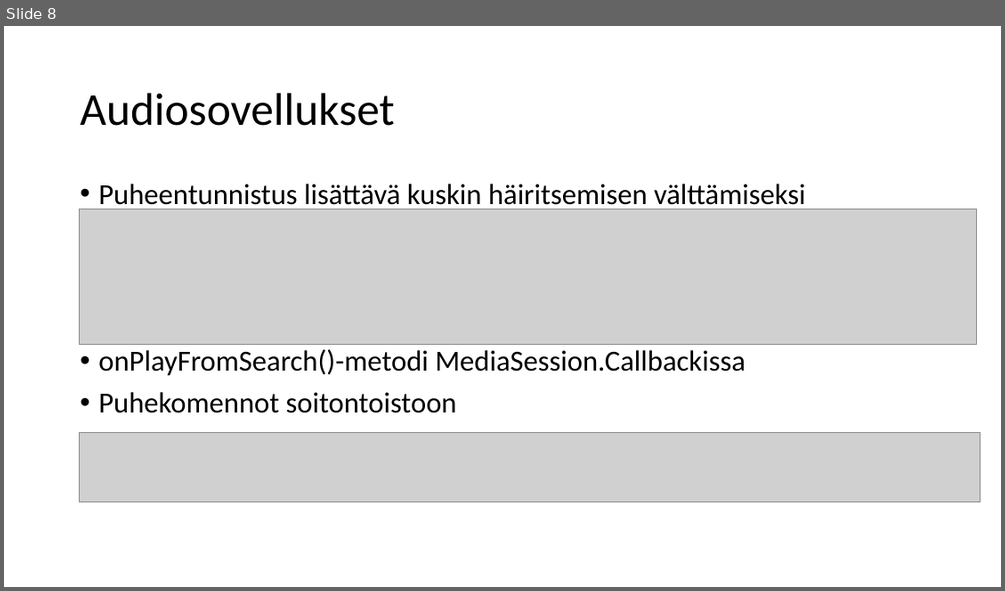
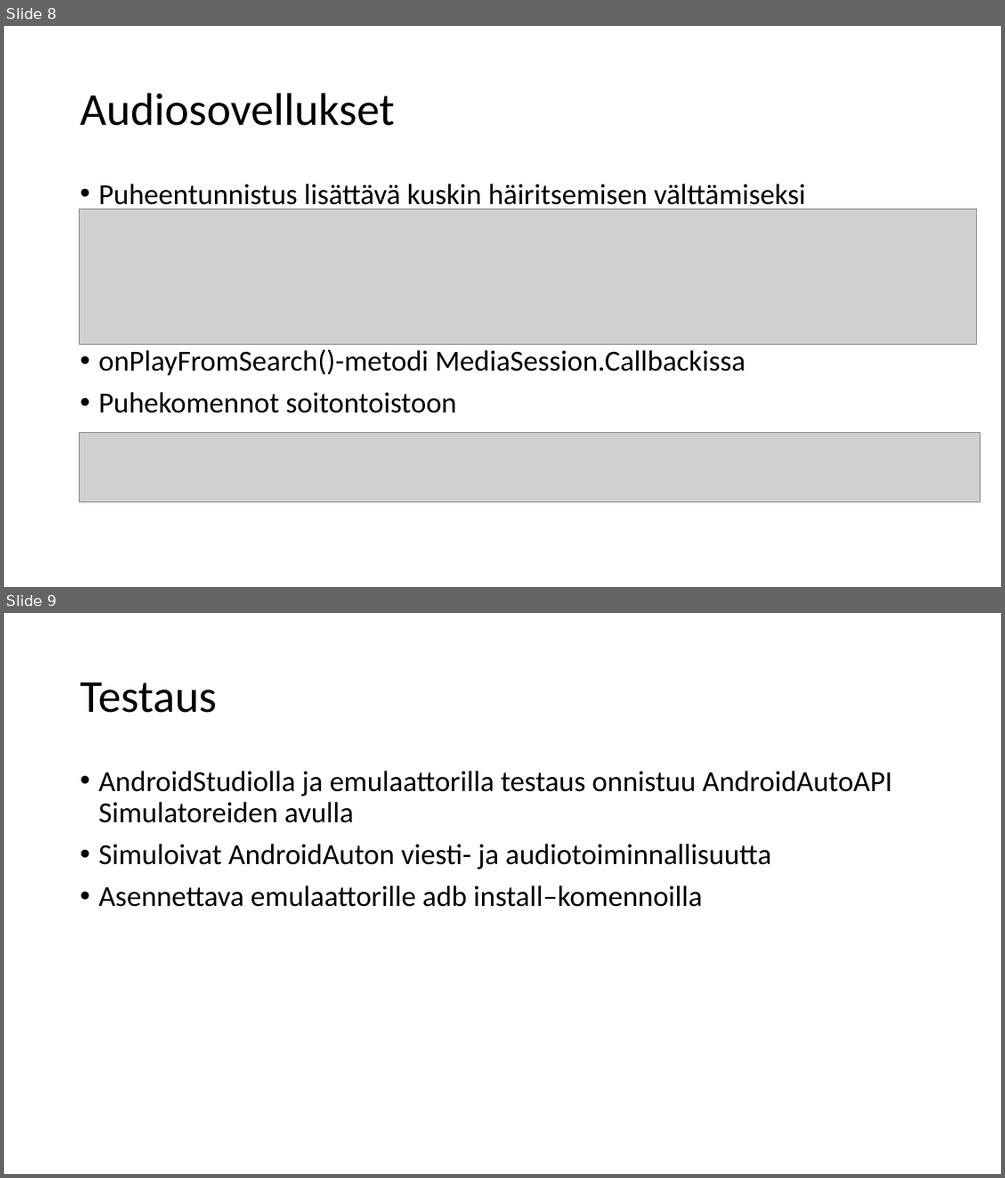
Before and after one commit to Aaderton/AndroidAutoMusic, a slide deck: AndroidAuto.pptx. Shown one above the other, each under a label of ours: slide 8 before the commit, slides 8 and 9 after it. The pictures are 1005x591 and 1005x1178 pixels, drawn with LibreOffice and Linux fonts; fonts in the diff are those of the drawing; grey boxes stand for pictures. Boxes give left, top, right and bottom in pixels: in the first picture for what was removed or moved away, otherwise in the second. Text is boxed around its words. In the diff, an @@ line names an element or a change of style, - is before the commit and + after.

```diff
--- a/AndroidAuto.pptx
+++ b/AndroidAuto.pptx
@@ slide 9 added at box(4, 613, 1001, 1174), background #FFFFFF @@
@@ title added at box(80, 682, 217, 713), 44 pt, text #000000 @@
+Testaus
@@ text added at box(98, 771, 892, 907), 28 pt, text #000000 @@
+• AndroidStudiolla ja emulaattorilla testaus onnistuu AndroidAutoAPI Simulatoreiden avulla
+• Simuloivat AndroidAuton viesti- ja audiotoiminnallisuutta
+• Asennettava emulaattorille adb install–komennoilla
```
